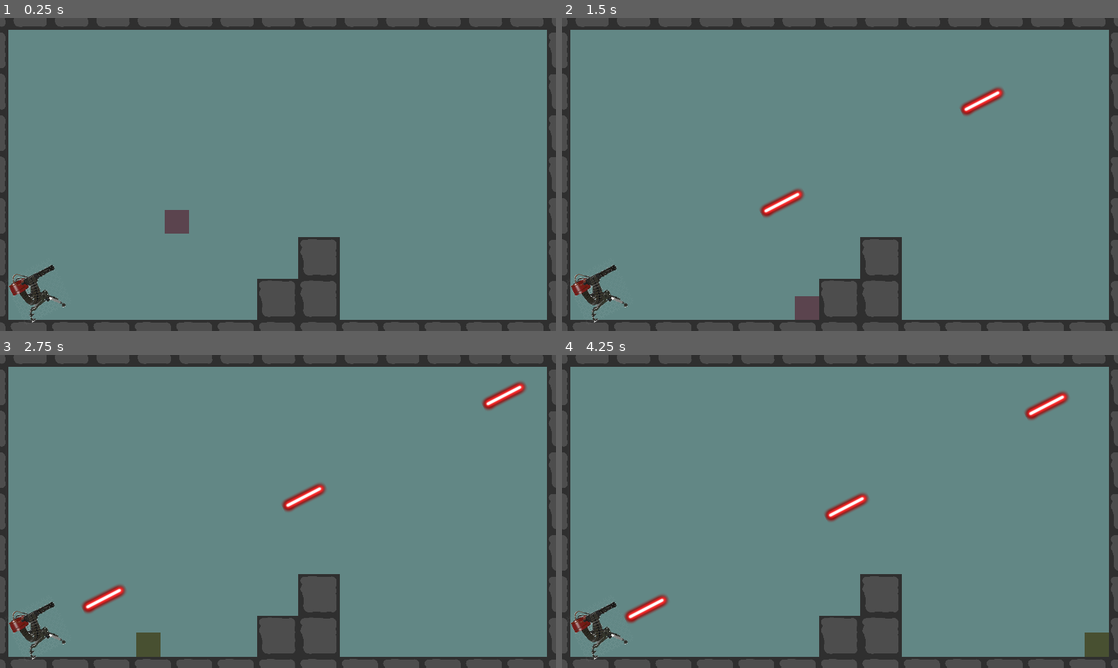
Above: before the commit, frames 1-4 (two rows, left to right).
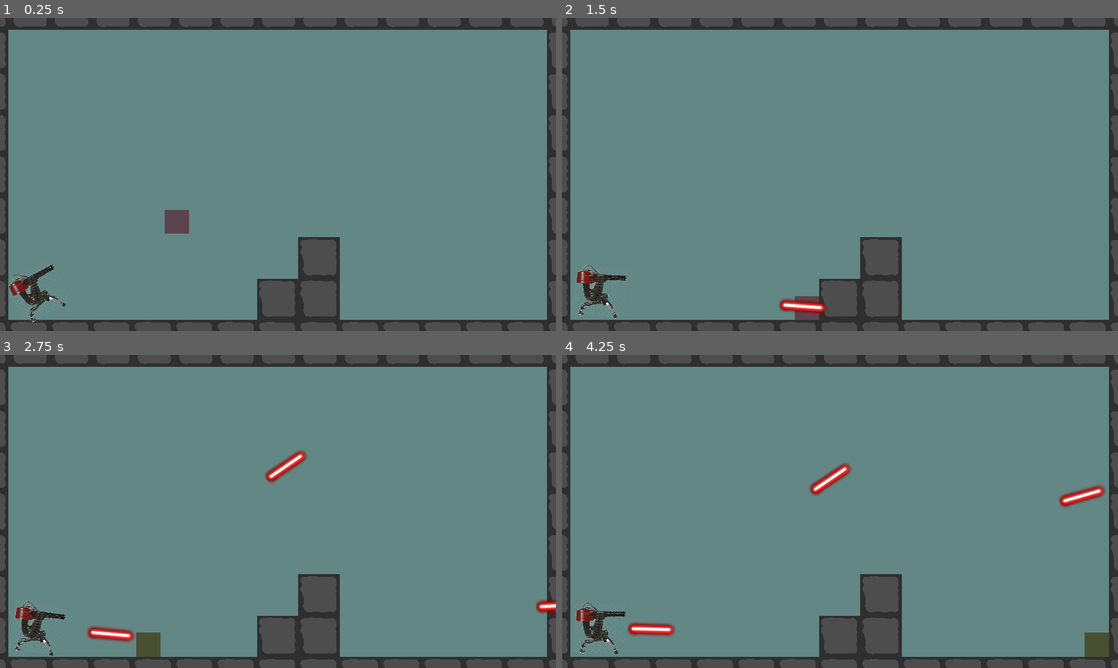
Above: after the commit, the same moments.

Repository: isterkvarn/operation_shell_shock
Game: Godot game, scene res://main.tscn
Two runs of this game, one before a commit and one after it. Both use one fixed random seed, a clock stepped at 60 frames per second and the inputs below.
Inputs:
- Up to frame 1 (0.25 s): no input
- Up to frame 2 (1.5 s): hold D (ss_right) from 0.53 s (still down); tap J (switch_state) at 0.6, 1.35 s; tap W (ss_jump) at 0.77 s
- Up to frame 3 (2.75 s): tap W (ss_jump) at 1.52 s; release D (ss_right) at 2.03 s; hold A (ss_left) from 2.03 s (still down); tap J (switch_state) at 2.1 s
- Up to frame 4 (4.25 s): release A (ss_left) at 2.78 s; hold D (ss_right) from 2.78 s (still down); tap J (switch_state) at 2.85, 3.6 s; tap W (ss_jump) at 3.02, 3.77 s

The runs differ from the first frame. In frame 1, less than 0.1% of the frame differs, in the area x 1-12%, y 78-98%; in frame 2, 1.6%; in frame 3, 2.5%; in frame 4, 2.6%, in the area x 1-98%, y 11-98%.

Commit message:
Added exports for firing and bullet speed

Diff:
--- a/main.tscn
+++ b/main.tscn
@@ -50,6 +50,7 @@
 
 [node name="Turret" parent="." node_paths=PackedStringArray("point") instance=ExtResource("3_daio0")]
 position = Vector2(96, 566)
+mode = 0
 point = NodePath("../Marker2D")
 
 [node name="Marker2D" type="Marker2D" parent="."]
--- a/turret/bullet.gd
+++ b/turret/bullet.gd
@@ -1,6 +1,6 @@
 extends Node2D
 
-const SPEED: float = 15.0
+var speed: float
 
 # Called when the node enters the scene tree for the first time.
 func _ready():
@@ -9,5 +9,5 @@
 
 # Called every frame. 'delta' is the elapsed time since the previous frame.
 func _process(delta):
-	position.x += SPEED * cos(get_rotation())
-	position.y += SPEED * sin(get_rotation())
+	position.x += speed * cos(get_rotation())
+	position.y += speed * sin(get_rotation())
--- a/turret/turret.gd
+++ b/turret/turret.gd
@@ -1,10 +1,10 @@
 extends Node2D
 
 enum TurretMode {TRACK_PLAYER, POINT}
+@export var firing_speed: float = 2.0
+@export var bullet_speed: float = 15.0
 @export var mode: TurretMode
 @export var point: Marker2D
-
-const FIRING_SPEED: float = 0.5
 
 @onready var laser = load("res://turret/bullet.tscn")
 @onready var sprite = $Sprite
@@ -27,7 +27,7 @@
 		sprite.look_at(player.get_position())
 
 
-	if (time > FIRING_SPEED):
+	if (time > 1/firing_speed):
 		time = 0
 		_spawn_bullet()
 
@@ -35,6 +35,7 @@
 
 func _spawn_bullet():
 	var laser_scene = laser.instantiate()
+	laser_scene.speed = bullet_speed
 
 	if mode == TurretMode.TRACK_PLAYER:
 		laser_scene.rotation = sprite.get_rotation()
@@ -43,7 +44,6 @@
 			print("Add a marker to turret")
 			return
 
-
 		var direction: Vector2 = point.get_position() - get_position()
 		var angle: float = atan2(direction.y, direction.x)
 		laser_scene.rotation = angle
